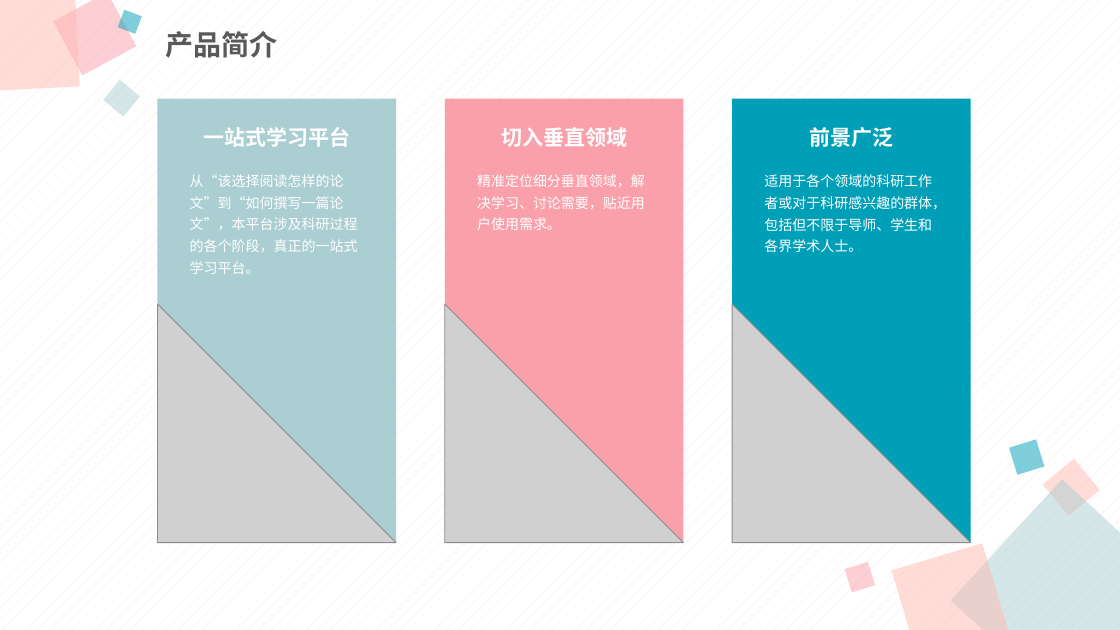
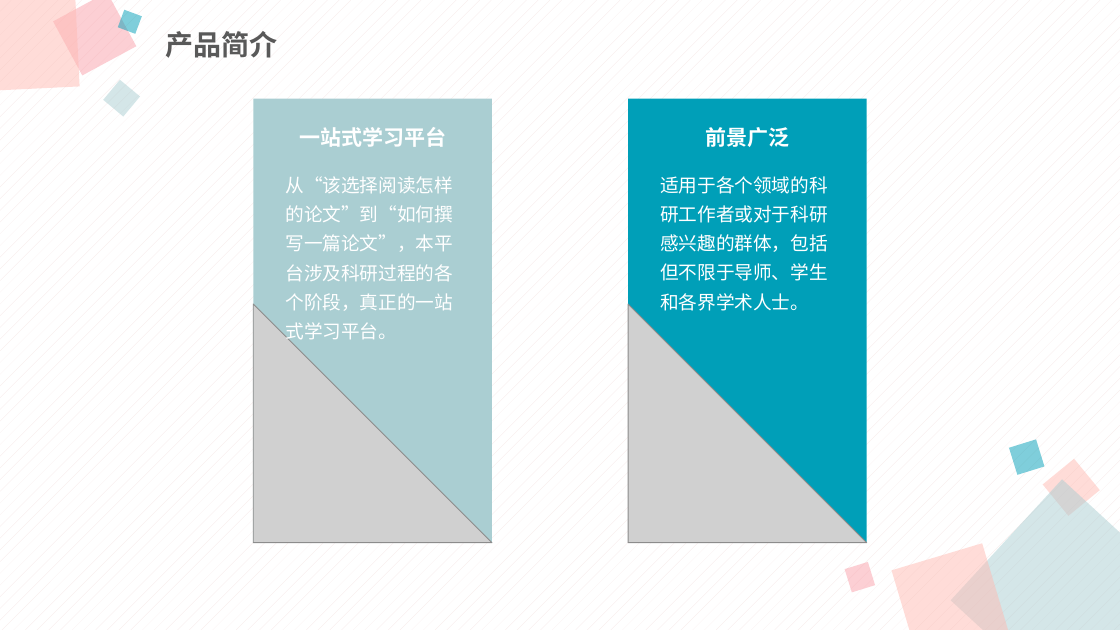
Before and after one commit to ReimuYk/Group16-PaperClip, a slide deck: slide 6 of Final/doc&model/PPT.pptx. Drawn at 1120x630 pixels with LibreOffice and Linux fonts; fonts in the diff are those of the drawing; grey boxes stand for pictures. Boxes give left, top, right and bottom in pixels: in the first picture for what was removed or moved away, otherwise in the second. Text is boxed around its words. In the diff, an @@ line names an element or a change of style, - is before the commit and + after.

```diff
--- a/Final/doc&model/PPT.pptx
+++ b/Final/doc&model/PPT.pptx
@@ 1 picture, 1 text, 1 rectangle: place and size @@
-1 picture, 1 text, 1 rectangle at box(157, 99, 396, 543)
+1 picture, 1 text, 1 rectangle at box(253, 99, 492, 543)
@@ 1 picture, 1 text, 1 rectangle: place and size @@
-1 picture, 1 text, 1 rectangle at box(733, 99, 971, 543)
+1 picture, 1 text, 1 rectangle at box(628, 99, 867, 543)
@@ group removed at box(444, 99, 683, 543): 2 texts, 1 rectangle, 1 picture @@
-精准定位细分垂直领域，解决学习、讨论需要，贴近用户使用需求。
-切入垂直领域
@@ text "从“该选择阅读怎样的论文”到“如何撰写一篇论文”，本平台涉及科研过程的各个阶段，真正的一站式学习平台。": place and size @@
-text "从“该选择阅读怎样的论文”到“如何撰写一篇论文”，本平台涉及科研过程的各个阶段，真正的一站式学习平台。" at box(190, 174, 358, 274)
+text "从“该选择阅读怎样的论文”到“如何撰写一篇论文”，本平台涉及科研过程的各个阶段，真正的一站式学习平台。" at box(286, 176, 453, 344)
@@ text "从“该选择阅读怎样的论文”到“如何撰写一篇论文”，本平台涉及科研过程的各个阶段，真正的一站式学习平台。" at box(286, 176, 453, 344): size 12 to 16 pt @@
@@ text "适用于各个领域的科研工作者或对于科研感兴趣的群体，包括但不限于导师、学生和各界学术人士。" at box(660, 176, 827, 311): size 12 to 16 pt @@
@@ text "适用于各个领域的科研工作者或对于科研感兴趣的群体，包括但不限于导师、学生和各界学术人士。": place and size @@
-text "适用于各个领域的科研工作者或对于科研感兴趣的群体，包括但不限于导师、学生和各界学术人士。" at box(764, 174, 946, 252)
+text "适用于各个领域的科研工作者或对于科研感兴趣的群体，包括但不限于导师、学生和各界学术人士。" at box(660, 176, 827, 311)
```
Also in this commit, not shown: 2 other slides changed.
